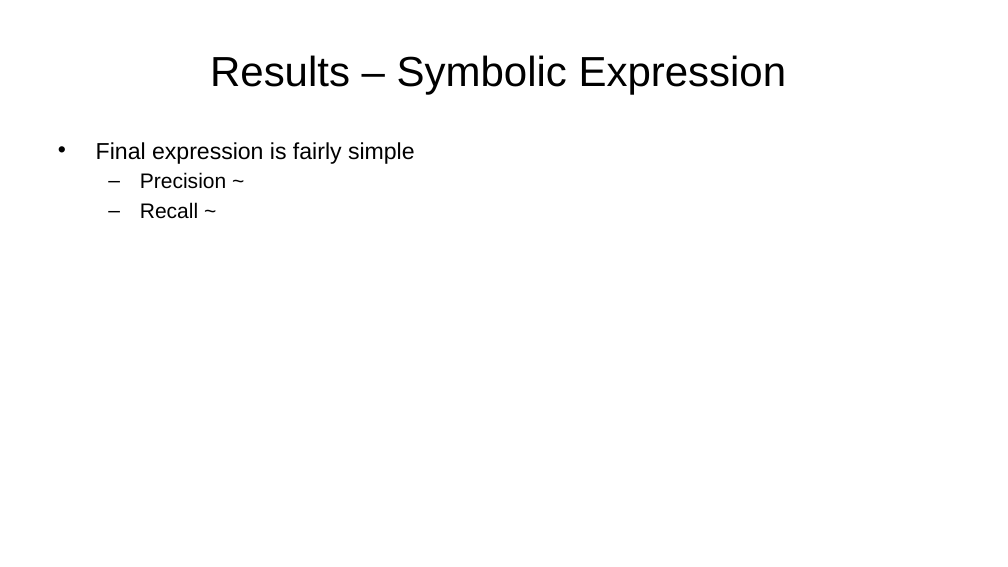
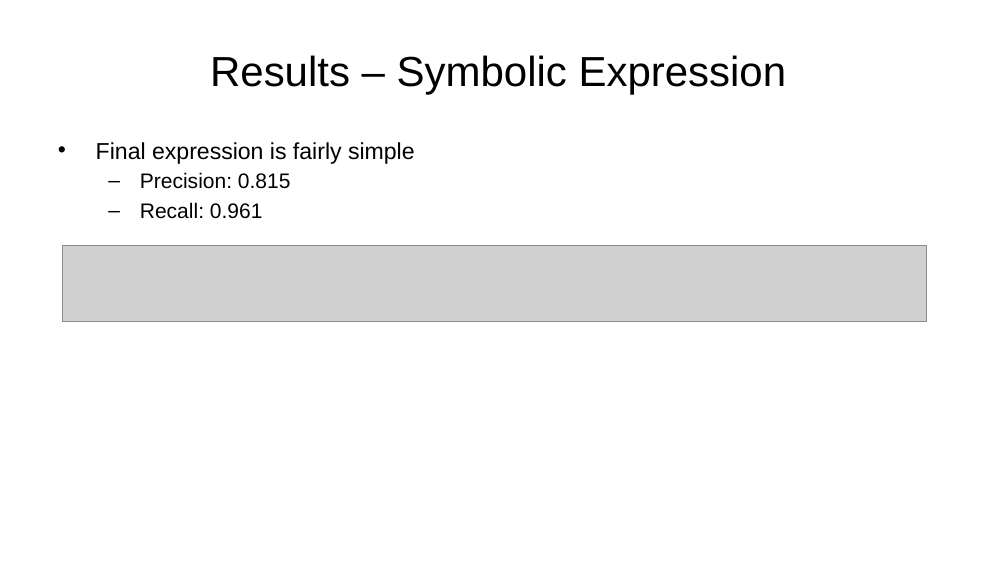
Before and after one commit to AlbertVong/Mat-Hack-2023, a slide deck: slide 8 of powerpoint_slides/final_presentation_av.pptx. Drawn at 1008x567 pixels with LibreOffice and Linux fonts; fonts in the diff are those of the drawing; grey boxes stand for pictures; background and template pictures are left out. Boxes give left, top, right and bottom in pixels: in the first picture for what was removed or moved away, otherwise in the second. Text is boxed around its words. In the diff, an @@ line names an element or a change of style, - is before the commit and + after.

```diff
--- a/powerpoint_slides/final_presentation_av.pptx
+++ b/powerpoint_slides/final_presentation_av.pptx
@@ text at [140,172,291,219]: text changed @@
-  – Precision ~
-  – Recall ~
+  – Precision: 0.815
+  – Recall: 0.961
@@ picture added at [62,245,926,321] @@
```
Also in this commit, not shown: 2 other slides changed, 3 slides added, 2 slides removed, 1 other file.
